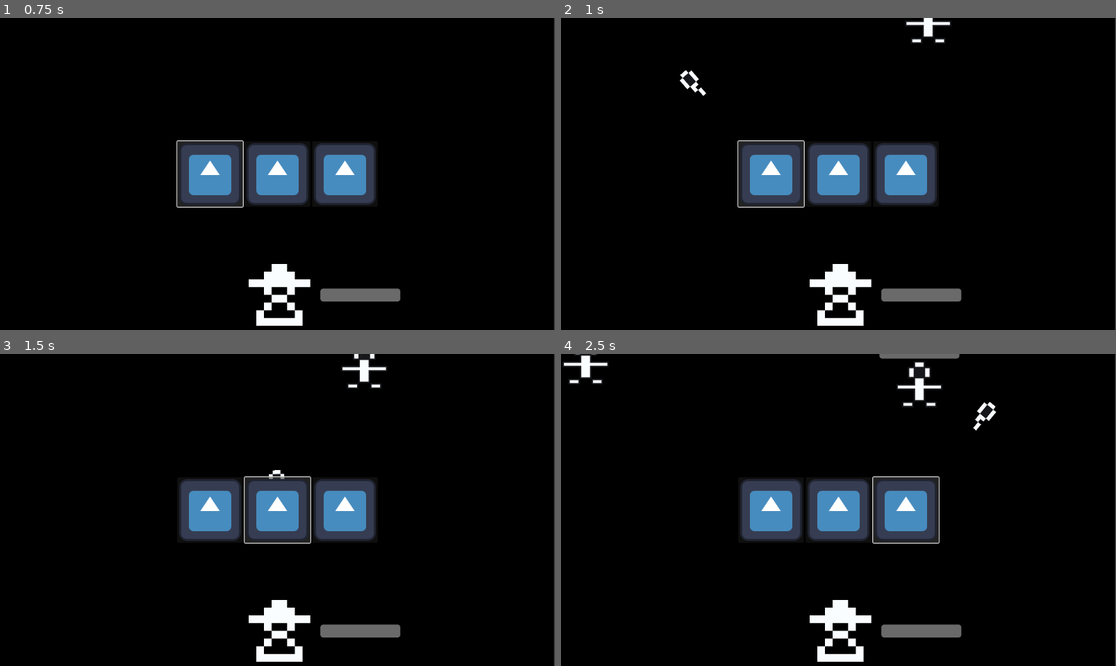
Above: before the commit, frames 1-4 (two rows, left to right).
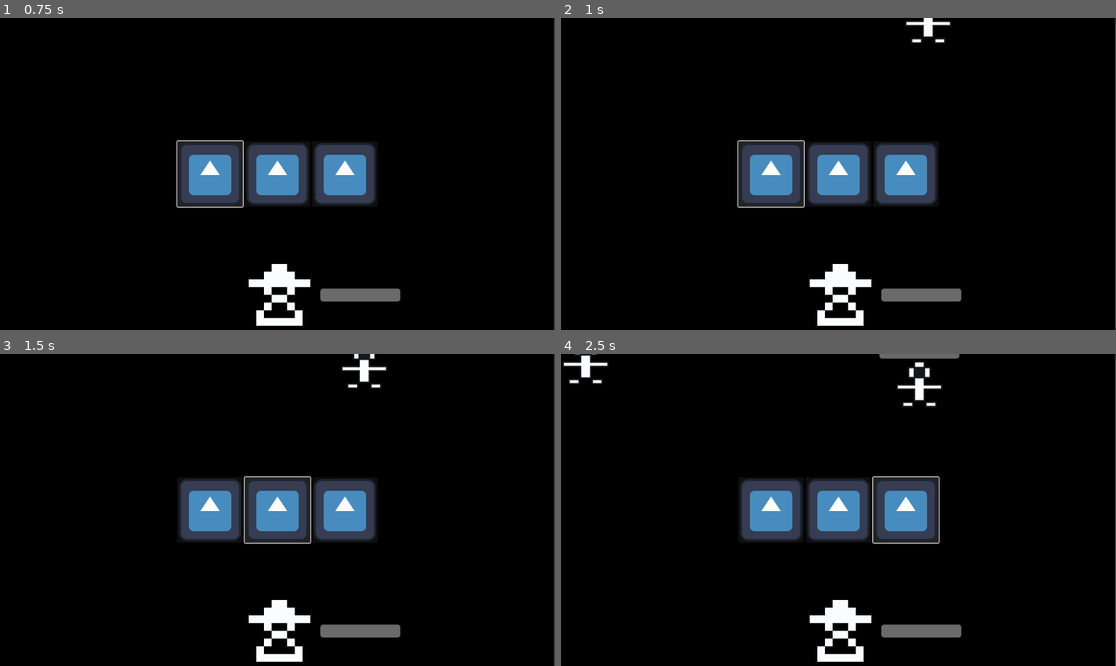
Above: after the commit, the same moments.

Repository: ThomasApplewhite/FIREBALL-Prototype
Game: Godot game, scene res://Source/Utils/dev_scene.tscn
Same seed, same stepped clock (60 frames per second), same inputs: the game is played once before the commit and once after it. The engine's default icon, where the game draws it, is replaced by a stand-in: a white triangle on a blue panel in a dark square.
Inputs (mouse positions are in pixels of both pictures, inside the frame that each line leads up to):
- Up to frame 1 (0.75 s): click (210, 174) at 0.52 s
- Up to frame 2 (1 s): no input
- Up to frame 3 (1.5 s): click (277, 510) at 1.27 s
- Up to frame 4 (2.5 s): click (905, 510) at 2.02 s

Frame 1 is identical in both runs. In frame 2, 0.2% of the frame differs, in the area x 21-27%, y 16-25%; in frame 3, less than 0.1%; in frame 4, 0.2%, in the area x 74-79%, y 15-25%.

Commit message:
Set up mouse ignores to prevent spell casting when buttons are pressed

Diff:
--- a/Source/Player/player_functionality.gd
+++ b/Source/Player/player_functionality.gd
@@ -7,7 +7,10 @@
 @export
 var spell_provider : Node
 
-func _input(event):
+
+# If this stops working, make sure all created Controls in play scenes are
+# set to ignore mouse
+func _unhandled_input(event):
 	# Any other screen touch not consumed by a UI feature is a spell cast
 	if event is InputEventScreenTouch and event.is_pressed():
 		cast_spell(event.position)
--- a/Source/SpellProvider/spell_provider.gd
+++ b/Source/SpellProvider/spell_provider.gd
@@ -22,6 +22,7 @@
 		var new_button = Button.new()
 		new_button.set_custom_minimum_size(new_button.size)
 		new_button.icon = spell_datas[i].spell_icon
+		new_button.mouse_filter = Button.MOUSE_FILTER_STOP
 		# this is how you capture variables for signal arguments outside
 		# of defining the args for the signal itself
 		new_button.pressed.connect(spell_button_pressed.bind(i))
@@ -29,6 +30,7 @@
 
 func spell_button_pressed(index : int):
 	selected_spell = spell_datas[index].packed_spell
+	print("Spell Select Button %d pressed" % index)
 
 func cast_selected_spell() -> PackedScene:
 	return selected_spell
--- a/Source/SpellProvider/spell_provider.tscn
+++ b/Source/SpellProvider/spell_provider.tscn
@@ -16,3 +16,4 @@
 grow_horizontal = 2
 grow_vertical = 2
 size_flags_horizontal = 3
+mouse_filter = 2
--- a/Source/Utils/dev_scene.tscn
+++ b/Source/Utils/dev_scene.tscn
@@ -11,6 +11,7 @@
 offset_right = 40.0
 offset_bottom = 40.0
 scale = Vector2(28.76, 19.76)
+mouse_filter = 2
 color = Color(0, 0, 0, 1)
 
 [node name="Player" parent="." instance=ExtResource("1_bewvo")]
Not shown, changed: Docs/Home/DevelopmentDocs/GameplayDevelopment.txt
